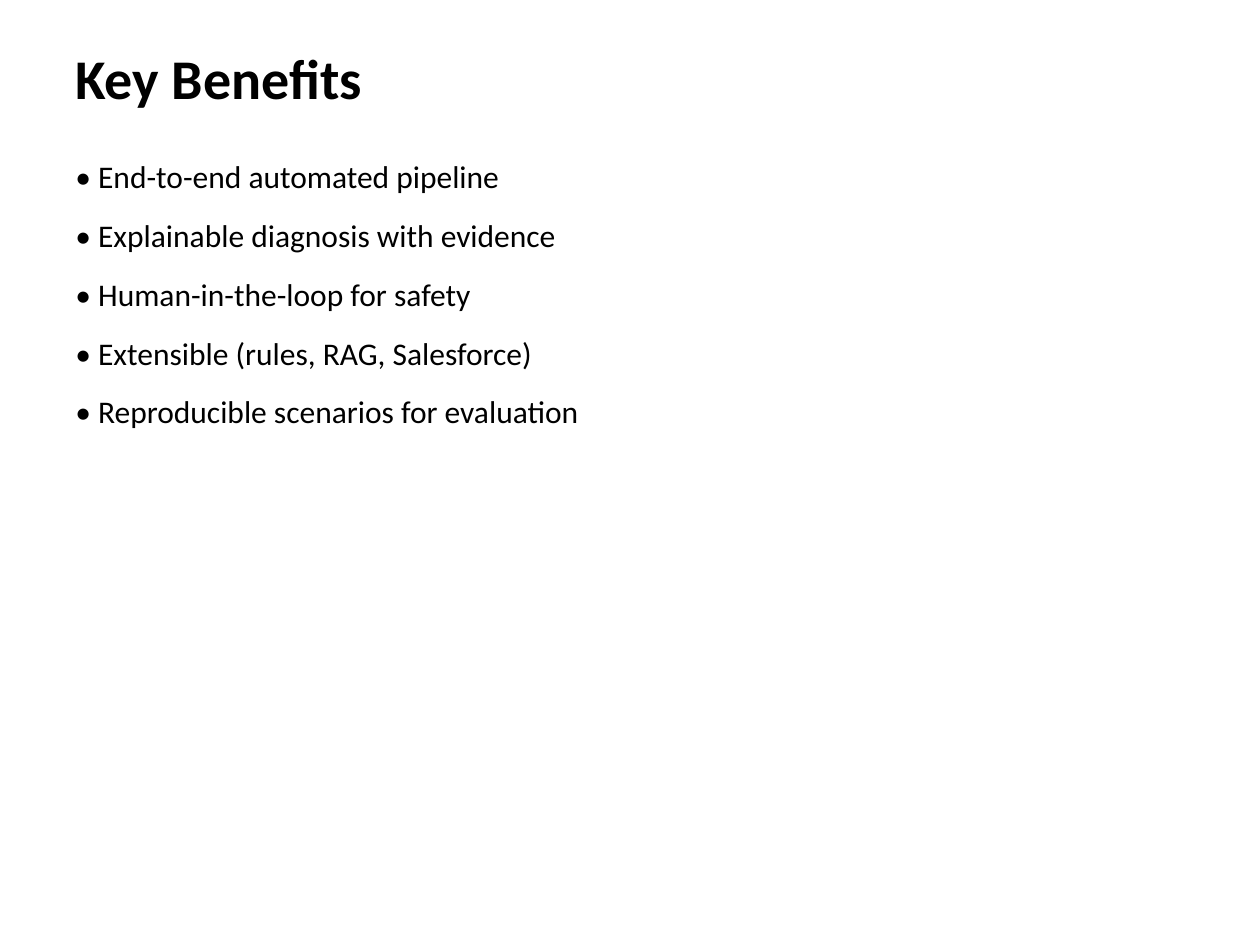
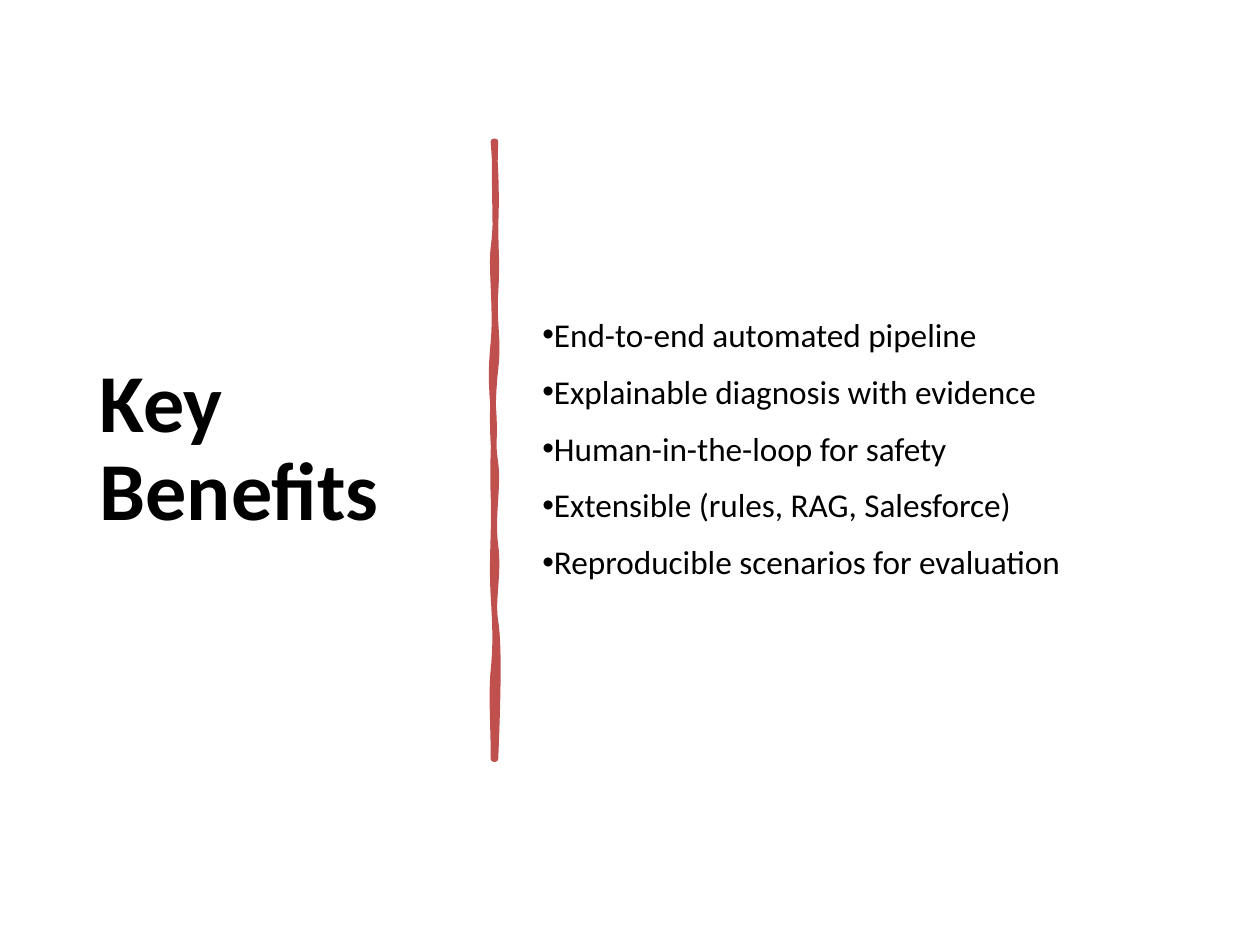
Before and after one commit to Haoj1/Powerplant-Multi-Agent, a slide deck: slide 30 of docs/Multi-Agent_Powerplant_Project.pptx (slide 25 before the commit). Drawn at 1260x945 pixels with LibreOffice and Linux fonts; fonts in the diff are those of the drawing. Boxes give left, top, right and bottom in pixels: in the first picture for what was removed or moved away, otherwise in the second. Text is boxed around its words. In the diff, an @@ line names an element or a change of style, - is before the commit and + after.

```diff
--- a/docs/Multi-Agent_Powerplant_Project.pptx
+++ b/docs/Multi-Agent_Powerplant_Project.pptx
@@ text "Key Benefits": place and size @@
-text "Key Benefits" at bbox=[75, 59, 362, 108]
+text "Key Benefits" at bbox=[100, 378, 379, 521]
@@ text "Key Benefits" at bbox=[100, 378, 379, 521]: size 32 to 47 pt; line spacing 1 to 0.9; more space between paragraphs; vertical alignment top to middle @@
@@ text "End-to-end automated pipeline" at bbox=[554, 324, 1060, 580]: vertical alignment top to middle @@
@@ freeform shape added at bbox=[493, 142, 495, 759], fill #C0504D, outline #C0504D 3.25 pt @@
@@ text at bbox=[554, 324, 1060, 580]: text changed; size 18 to 19 pt @@
-• End-to-end automated pipeline
-• Explainable diagnosis with evidence
-• Human-in-the-loop for safety
-• Extensible (rules, RAG, Salesforce)
-• Reproducible scenarios for evaluation
+• End-to-end automated pipeline
+• Explainable diagnosis with evidence
+• Human-in-the-loop for safety
+• Extensible (rules, RAG, Salesforce)
+• Reproducible scenarios for evaluation
```
Also in this commit, not shown: 24 other slides changed, 5 slides added, 2 slides removed.
